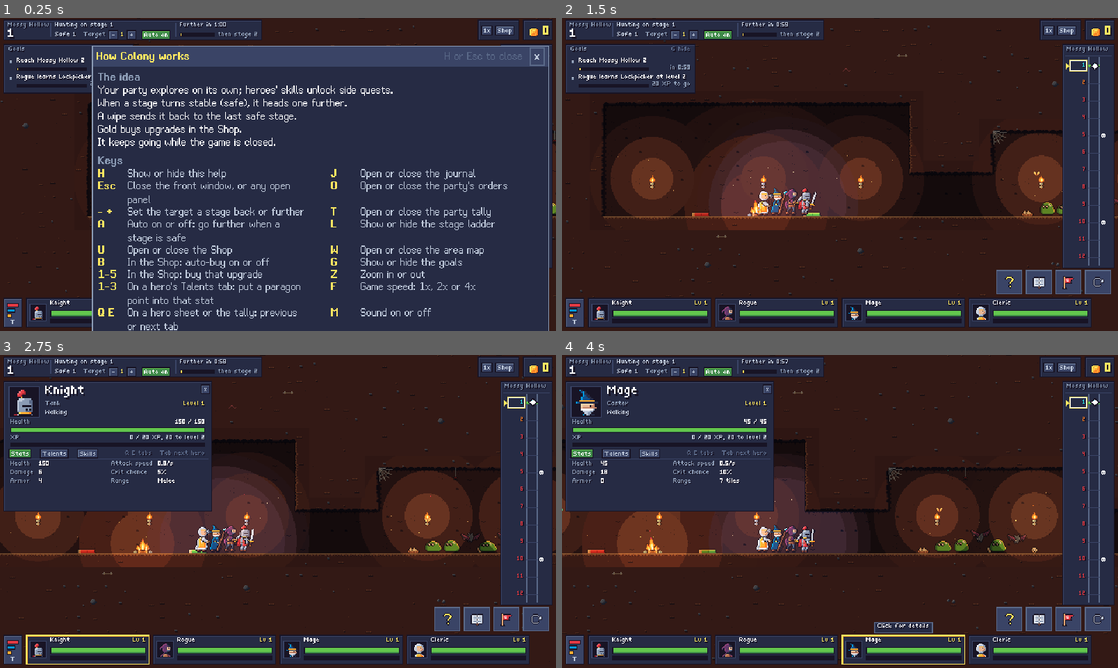
Above: before the commit, frames 1-4 (two rows, left to right).
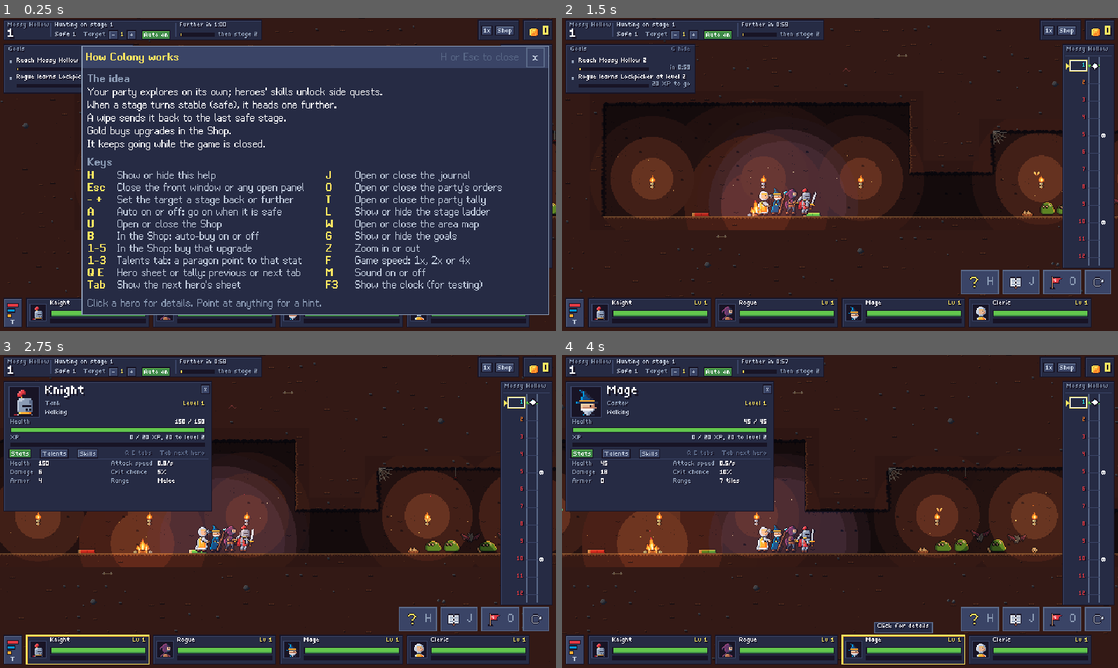
Above: after the commit, the same moments.

Repository: zakpruitt/colony
Game: Godot game, scene res://game/main.tscn
Two runs of this game, one before a commit and one after it. Both use one fixed random seed, a clock stepped at 60 frames per second and the inputs below.
Inputs (mouse positions are in pixels of both pictures, inside the frame that each line leads up to):
- Up to frame 1 (0.25 s): no input
- Up to frame 2 (1.5 s): click (1095, 280) at 0.5 s; click "x" at 1.25 s
- Up to frame 3 (2.75 s): tap Enter at 2 s; drag from (88, 649) to (333, 442) at 2.02 s
- Up to frame 4 (4 s): drag from (778, 649) to (812, 574) at 2.77 s; move the mouse to (901, 649) at 3.52 s; hold W from 3.53 s (still down); tap Ctrl at 3.6 s; click (901, 649) at 3.67 s

The runs differ from the first frame. In frame 1, 13% of the frame differs, in the area x 14-99%, y 8-100%; in frame 2, 1.0%; in frame 3, 1.0%; in frame 4, 1.0%.

Commit message:
fix(ui): keep windows true to the room and clear of the old hud
Review of spec 058 found unmoved windows pinned to an old room's place, windows
moved back only by their title bar, hover reaching the HUD through them, old
panels opening hidden under them, and help keys wrapping. Only a dragged window
saves a place now; a shrinking room moves a window wholly back; the HUD closes a
window over a panel as it opens and ignores the mouse on a window or the bar;
windows left open wait for the away report; buttons keep 4 px of padding in every
state and the bar shows each window's key; help rows fit one line.

Diff:
--- a/game/hud/defeat_note.gd
+++ b/game/hud/defeat_note.gd
@@ -475,7 +475,11 @@
 func _input(event: InputEvent) -> void:
 	var motion: InputEventMouseMotion = event as InputEventMouseMotion
 	if motion != null:
-		point_at(motion.position)
+		# Under a window or the button bar of the UI layer (spec 058) is nowhere for the note.
+		var covered: bool = (
+			_hud != null and _hud.windows != null and _hud.windows.covers(motion.position)
+		)
+		point_at(HudTooltip.NOWHERE if covered else motion.position)
 
 
 ## True once the party is up and the heroes have stood (spec 038), or the world tells nothing.
--- a/game/hud/help_panel.gd
+++ b/game/hud/help_panel.gd
@@ -12,14 +12,14 @@
 ## A label is one or more keys split by spaces; [code]1-5[/code] is a run of number keys.
 const KEYS: Array[Array] = [
 	["H", "Show or hide this help"],
-	["Esc", "Close the front window, or any open panel"],
+	["Esc", "Close the front window or any open panel"],
 	["- +", "Set the target a stage back or further"],
-	["A", "Auto on or off: go further when a stage is safe"],
+	["A", "Auto on or off: go on when it is safe"],
 	["U", "Open or close the Shop"],
 	["B", "In the Shop: auto-buy on or off"],
 	["1-5", "In the Shop: buy that upgrade"],
-	["1-3", "On a hero's Talents tab: put a paragon point into that stat"],
-	["Q E", "On a hero sheet or the tally: previous or next tab"],
+	["1-3", "Talents tab: a paragon point to that stat"],
+	["Q E", "Hero sheet or tally: previous or next tab"],
 	["Tab", "Show the next hero's sheet"],
 	["J", "Open or close the journal"],
 	["O", "Open or close the party's orders"],
@@ -50,8 +50,9 @@
 	"+": [KEY_EQUAL, KEY_PLUS, KEY_KP_ADD],
 }
 ## The width of a key's column and of what it does, in UI pixels; the gap between the two halves.
+## Every text in [constant KEYS] fits [constant DOES_WIDTH] on one line (a test checks it).
 const SHORTCUT_WIDTH: int = 30
-const DOES_WIDTH: int = 210
+const DOES_WIDTH: int = 216
 const HALVES_GAP: int = 16
 
 ## Every line shown, top to bottom, as [method lines] gives them.
@@ -138,6 +139,5 @@
 	grid.add_child(key)
 	var does: Label = UiText.label(str(entry[1]), &"silver")
 	does.size_flags_vertical = Control.SIZE_SHRINK_BEGIN
-	does.autowrap_mode = TextServer.AUTOWRAP_WORD
 	does.custom_minimum_size.x = DOES_WIDTH
 	grid.add_child(does)
--- a/game/hud/hud.gd
+++ b/game/hud/hud.gd
@@ -124,6 +124,8 @@
 
 var _simulation: Simulation
 var _world: World
+## The old panels shown at the last [method advance], so one that has just opened is seen.
+var _panels_shown: Array[Control] = []
 var _effects: CombatEffects
 var _icons: PixelSheet
 var _frames_by_id: Dictionary[int, HeroFrame] = {}
@@ -281,6 +283,28 @@
 	area_map.advance(delta)
 	defeat_note.advance(delta)
 	tooltip.advance(delta)
+	_make_room_for_panels()
+
+
+## Closes every UI-layer window over an old panel that has just opened (spec 058), keeping the
+## window's place: the hero sheet, the shop, the tally, the area map or the away report. Until
+## specs 059 to 061 move those panels onto the UI layer, they would open hidden under a window.
+func _make_room_for_panels() -> void:
+	var shown: Array[Control] = []
+	var layer: Node = get_parent()
+	var panels: Array[Node] = [hero_sheet, shop, tally, area_map]
+	if layer != null:
+		panels.append_array(
+			layer.get_children().filter(func(n: Node) -> bool: return n is AwayPanel)
+		)
+	for node: Node in panels:
+		var panel: Control = node as Control
+		if panel == null or not panel.is_visible_in_tree() or panel.is_queued_for_deletion():
+			continue
+		shown.append(panel)
+		if windows != null and not _panels_shown.has(panel):
+			windows.close_over(panel.get_global_rect())
+	_panels_shown = shown
 
 
 ## What the party is doing and why, as the depth panel shows it: "Heading on to stage 5",
--- a/game/hud/hud_tooltip.gd
+++ b/game/hud/hud_tooltip.gd
@@ -31,6 +31,8 @@
 var _mouse: Vector2 = NOWHERE
 var _hovered: int = -1
 var _rested: float = 0.0
+## The HUD, whose UI-layer windows hide what is under them from the mouse.
+var _hud: Hud
 
 
 func _init() -> void:
@@ -53,7 +55,11 @@
 func _input(event: InputEvent) -> void:
 	var motion: InputEventMouseMotion = event as InputEventMouseMotion
 	if motion != null:
-		point_at(motion.position)
+		# Under a window or the button bar of the UI layer (spec 058) is nowhere for the HUD.
+		var covered: bool = (
+			_hud != null and _hud.windows != null and _hud.windows.covers(motion.position)
+		)
+		point_at(NOWHERE if covered else motion.position)
 
 
 func _notification(what: int) -> void:
@@ -63,6 +69,7 @@
 
 ## Gives each of [param hud]'s elements its sentence. Call once, after the HUD has built them.
 func setup(hud: Hud) -> void:
+	_hud = hud
 	_tip([hud.depth_label, hud.depth_caption], "The stage the party is on now.")
 	_tip([hud.state_label], "What the party is doing right now, and why.")
 	_tip([hud.stable_label], "The last safe stage: a wipe sends the party back there.")
--- a/game/main.gd
+++ b/game/main.gd
@@ -202,6 +202,8 @@
 	_show_clock()
 	_save_in = SAVE_SECONDS
 	ui.setup(simulation, hud, settings)
+	if away_report == null:  # else the windows left open open once the away report has gone
+		ui.windows.open_waiting()
 	_welcome()
 
 
@@ -238,6 +240,12 @@
 	_start_play()
 	away_panel = AwayPanel.new(away_report, simulation.party)
 	hud_layer.add_child(away_panel)
+	var report_panel: AwayPanel = away_panel
+	report_panel.visibility_changed.connect(
+		func() -> void:
+			if not report_panel.visible:  # it hides as it closes
+				ui.windows.open_waiting()
+	)
 
 
 ## The saved game if there is a good one, otherwise a new game. A saved game that was away
--- a/game/ui/ui_button.gd
+++ b/game/ui/ui_button.gd
@@ -45,9 +45,8 @@
 		colour = &"dusk"
 	elif mode == DRAW_HOVER or mode == DRAW_HOVER_PRESSED:
 		colour = &"silver"
-	var down: int = 1 if mode == DRAW_PRESSED else 0
 	var x: float = size.x - UiTheme.BUTTON_PAD_X - 1 - UiText.width(key_hint) + UiText.SPACING
-	var baseline: float = floorf((size.y - UiText.LINE_HEIGHT) / 2.0) + UiText.ASCENT + down
+	var baseline: float = floorf((size.y - UiText.LINE_HEIGHT) / 2.0) + UiText.ASCENT
 	draw_string(
 		UiText.font(),
 		Vector2(x, baseline),
@@ -59,9 +58,13 @@
 	)
 
 
-## The text's width plus the hint's and the padding: the least width that shows both.
+## The icon's, the text's and the hint's widths plus the padding: the least width that shows all.
 func hinted_width() -> int:
-	var inner: int = UiText.width(text, true) - UiText.SPACING
+	var inner: int = UiText.width(text, true) - UiText.SPACING if not text.is_empty() else 0
+	if icon != null:
+		inner += (
+			icon.get_width() + (get_theme_constant(&"h_separation") if not text.is_empty() else 0)
+		)
 	if not key_hint.is_empty():
 		inner += HINT_GAP + UiText.width(key_hint) - UiText.SPACING
 	return inner + 2 * (UiTheme.BUTTON_PAD_X + 1)
--- a/game/ui/ui_button_bar.gd
+++ b/game/ui/ui_button_bar.gd
@@ -62,8 +62,9 @@
 		var button := UiButton.new()
 		button.name = "Button_%s" % id
 		button.icon = shown.icon
-		button.icon_alignment = HORIZONTAL_ALIGNMENT_CENTER
+		button.icon_alignment = HORIZONTAL_ALIGNMENT_LEFT
 		button.custom_minimum_size = BUTTON_SIZE
+		button.key_hint = shown.key_hint  # R4: the window's key, after its icon
 		button.pressed.connect(_windows.toggle.bind(id))
 		add_child(button)
 		move_child(button, reset_button.get_index())
--- a/game/ui/ui_root.gd
+++ b/game/ui/ui_root.gd
@@ -128,8 +128,12 @@
 		hud.windows = windows
 
 
-## Works out each window's default place for the room it has now: the journal at the top left
-## under the HUD's top band with the orders under it, and help at the top right, none over another.
+## Works out each window's default place for the room it has now, none over another: the journal
+## at the top left under the HUD's top band, help at the top right, and the orders under the
+## journal, or lower still, under where the area map opens, when that leaves the hero frames' line
+## clear. Until specs 059 to 061 move the old panels, the journal and help cannot also keep clear
+## of where they open (they fill the top of the screen); the HUD closes a window over a panel as it
+## opens ([method Hud.advance]).
 func place_defaults() -> void:
 	if windows == null:
 		return
@@ -140,9 +144,22 @@
 	if journal != null:
 		journal.default_place = Vector2(PLACE_GAP, top)
 	if orders != null and journal != null:
-		orders.default_place = Vector2(PLACE_GAP, top + journal.size.y + PLACE_GAP)
+		var under: float = top + journal.size.y + PLACE_GAP
+		var map_bottom: float = (
+			Hud.TOP_BAND + AreaMap.DROP + AreaMap.height_for(Content.area_ids().size())
+		)
+		var lower: float = ceilf(world_to_ui(Vector2(0, map_bottom)).y) + PLACE_GAP
+		var frames: float = floorf(world_to_ui(Vector2(0, frames_top())).y)
+		if lower > under and lower + orders.size.y + PLACE_GAP <= frames:
+			under = lower
+		orders.default_place = Vector2(PLACE_GAP, under)
 	if help != null:
 		help.default_place = Vector2(_room.x - PLACE_GAP - help.size.x, top)
+
+
+## The top of the hero frames' line, in the world's 640x360 screen pixels.
+static func frames_top() -> float:
+	return Hud.SCREEN.y - Hud.MARGIN - HeroFrame.SIZE.y
 
 
 ## How many screen pixels one UI pixel is.
--- a/game/ui/ui_theme.gd
+++ b/game/ui/ui_theme.gd
@@ -12,14 +12,13 @@
 ## [constant BUTTON_PAD_X] by [constant BUTTON_PAD_Y] UI pixels of padding inside the edge, so a
 ## button is at least [constant BUTTON_HEIGHT] tall.
 
-## Theme type variations for the window's panel, its title bar, its title, its close button, and
-## the tooltip.
+## Theme type variations for the window's panel, its title bar, its title and the tooltip.
 const WINDOW: StringName = &"UiWindow"
 const TITLE_BAR: StringName = &"UiTitleBar"
 const TITLE: StringName = &"UiTitle"
-const CLOSE: StringName = &"UiClose"
 const TIP: StringName = &"UiTip"
-## Padding between a button's edge and its text, in UI pixels (the edge itself is one more).
+## Padding between a button's edge and its text, in UI pixels (the edge itself is one more), the
+## same in every state: at least 4 all round (R4).
 const BUTTON_PAD_X: int = 6
 const BUTTON_PAD_Y: int = 4
 ## A button's least height: its text line, the padding above and below and the edge.
@@ -27,10 +26,6 @@
 ## Space inside a window's edge around its content, and inside its title bar.
 const WINDOW_PAD: int = 6
 const TITLE_PAD: int = 4
-## The close button's padding above and below its x: smaller than a button's, still a hit area of
-## [constant CLOSE_SIZE] UI pixels.
-const CLOSE_PAD_Y: int = 3
-const CLOSE_SIZE: int = UiText.LINE_HEIGHT + 2 * (CLOSE_PAD_Y + 1)
 
 static var _theme: Theme
 
@@ -76,10 +71,7 @@
 	made.set_font_size(&"font_size", &"Button", UiText.SIZE)
 	made.set_stylebox(&"normal", &"Button", box(&"dusk", &"slate", BUTTON_PAD_X, BUTTON_PAD_Y))
 	made.set_stylebox(&"hover", &"Button", box(&"slate", &"silver", BUTTON_PAD_X, BUTTON_PAD_Y))
-	var pressed: StyleBoxFlat = box(&"pine", &"green", BUTTON_PAD_X, BUTTON_PAD_Y)
-	pressed.content_margin_top += 1  # the text sinks a pixel
-	pressed.content_margin_bottom -= 1
-	made.set_stylebox(&"pressed", &"Button", pressed)
+	made.set_stylebox(&"pressed", &"Button", box(&"pine", &"green", BUTTON_PAD_X, BUTTON_PAD_Y))
 	made.set_stylebox(
 		&"hover_pressed", &"Button", box(&"forest", &"yellow", BUTTON_PAD_X, BUTTON_PAD_Y)
 	)
@@ -99,14 +91,6 @@
 	made.set_stylebox(&"panel", WINDOW, box(&"night", &"steel"))
 	made.set_type_variation(TITLE_BAR, &"PanelContainer")
 	made.set_stylebox(&"panel", TITLE_BAR, box(&"dusk", &"dusk", TITLE_PAD, 1))
-	made.set_type_variation(CLOSE, &"Button")
-	for state: StringName in [&"normal", &"hover", &"pressed", &"hover_pressed", &"disabled"]:
-		var style: StyleBoxFlat = (made.get_stylebox(state, &"Button") as StyleBoxFlat).duplicate()
-		style.content_margin_left = CLOSE_PAD_Y + 2
-		style.content_margin_right = CLOSE_PAD_Y + 2
-		style.content_margin_top = CLOSE_PAD_Y + 1
-		style.content_margin_bottom = CLOSE_PAD_Y + 1
-		made.set_stylebox(state, CLOSE, style)
 	made.set_type_variation(TITLE, &"Label")
 	made.set_font(&"font", TITLE, UiText.font(true))
 	made.set_color(&"font_color", TITLE, Palette.color(&"yellow"))
--- a/game/ui/ui_window.gd
+++ b/game/ui/ui_window.gd
@@ -84,10 +84,8 @@
 		hint.name = "Hint"
 		hint.vertical_alignment = VERTICAL_ALIGNMENT_CENTER
 		row.add_child(hint)
-	close_button = UiButton.new("x")
+	close_button = UiButton.new("x")  # padded as every button is (R4)
 	close_button.name = "Close"
-	close_button.theme_type_variation = UiTheme.CLOSE
-	close_button.custom_minimum_size = Vector2(UiTheme.CLOSE_SIZE, UiTheme.CLOSE_SIZE)
 	close_button.pressed.connect(close)
 	row.add_child(close_button)
 	var margin := MarginContainer.new()
@@ -147,8 +145,23 @@
 	keep_in(room)
 
 
-## Keeps the title bar inside [param room]: all of it top to bottom, and at least
-## [constant KEEP_SHOWN] pixels of it left to right.
+## Moves the window wholly inside [param room] (the window was resized), as far as it fits: a
+## window wider or taller than the room keeps its top-left corner in it. The title bar is then
+## inside too, as [method keep_in] asks.
+func fit_in(room: Vector2) -> void:
+	_room = room
+	position = (
+		Vector2(
+			clampf(position.x, 0.0, maxf(room.x - size.x, 0.0)),
+			clampf(position.y, 0.0, maxf(room.y - size.y, 0.0))
+		)
+		. round()
+	)
+	keep_in(room)
+
+
+## Keeps the title bar inside [param room] while the window is dragged: all of it top to bottom,
+## and at least [constant KEEP_SHOWN] pixels of it left to right.
 func keep_in(room: Vector2) -> void:
 	_room = room
 	var column: Control = title_bar.get_parent() as Control
--- a/game/ui/ui_windows.gd
+++ b/game/ui/ui_windows.gd
@@ -3,12 +3,14 @@
 ## The windows on the UI layer (spec 058 R5, R6): any number open at once, overlapping, in an
 ## order. A press anywhere on a window brings it to the front before what was pressed acts;
 ## [kbd]Esc[/kbd] closes the front window only; each window's key opens and closes it. When the
-## room shrinks every window is moved back in.
+## room changes, a window the player never moved takes its default place for the new room, and one
+## they did is moved wholly back in if it fits.
 ##
-## Where each window is and whether it is open are kept in the settings file, beside the sound
-## setting (the [SoundSettings] file, under [constant SETTINGS_KEY]), never in the save, and put
-## back when the windows are next made. [method reset_places] puts every window back where a new
-## game has it.
+## Whether each window is open, and where it is if the player moved it, are kept in the settings
+## file, beside the sound setting (the [SoundSettings] file, under [constant SETTINGS_KEY]), never
+## in the save, and put back when the windows are next made; those that were open open once the
+## away report has gone ([method open_waiting]). [method reset_places] puts every window back where
+## a new game has it.
 
 ## Emitted when a window opens, closes or is moved, after it is saved.
 signal changed
@@ -24,6 +26,8 @@
 var _room: Vector2 = Vector2(UiRoot.MIN_ROOM)
 ## True while saved places are being put back, so they are not saved again on the way.
 var _restoring: bool = false
+## Windows that were open last session, waiting to open until nothing is in their way.
+var _waiting: Array[StringName] = []
 
 
 func _init() -> void:
@@ -171,12 +175,13 @@
 	for id: StringName in _ids:
 		var shown: UiWindow = _windows[id]
 		if shown.placed:
-			shown.keep_in(_room)
+			shown.fit_in(_room)
 		else:
 			shown.place_at(shown.default_place, _room)
 
 
-## Puts back each window's place and whether it was open, as the settings file has them.
+## Puts back each window's place, as the settings file has it, and notes which were open:
+## [method open_waiting] opens them.
 func restore() -> void:
 	var saved: Dictionary = _read().get(SETTINGS_KEY, {}) as Dictionary
 	_restoring = true
@@ -191,9 +196,46 @@
 			var at := Vector2(x as float, y as float)
 			_windows[id].place_at(at, _room)
 			_windows[id].placed = true
-		if place.get("open", false) == true:
-			open_window(id)
+		if place.get("open", false) == true and not _waiting.has(id):
+			_waiting.append(id)
 	_restoring = false
+
+
+## Opens the windows that were open last session, once (the layer calls it when the away report
+## has gone).
+func open_waiting() -> void:
+	var opening: Array[StringName] = _waiting.duplicate()
+	_waiting.clear()
+	for id: StringName in opening:
+		open_window(id)
+
+
+## True while windows from last session wait to open.
+func is_waiting() -> bool:
+	return not _waiting.is_empty()
+
+
+## Closes every open window that overlaps [param world_rect], a rectangle in the world's 640x360
+## screen pixels where the old HUD is (an old panel opening there), keeping its place.
+func close_over(world_rect: Rect2) -> void:
+	for id: StringName in _ids:
+		var shown: UiWindow = _windows[id]
+		var at: Vector2 = _ui.ui_to_world(shown.position)
+		var over: Rect2 = Rect2(at, _ui.ui_to_world(shown.position + shown.size) - at)
+		if shown.is_open() and over.intersects(world_rect):
+			shown.close()
+
+
+## True when [param at], in the viewport's coordinates (where input events are), is on an open
+## window or the button bar: the old HUD under it must not answer the mouse there.
+func covers(at: Vector2) -> bool:
+	if window_at(at) != null:
+		return true
+	var bar: Control = _ui.bar if _ui != null else null
+	if bar == null or not bar.is_visible_in_tree():
+		return false
+	var local: Vector2 = bar.get_global_transform_with_canvas().affine_inverse() * at
+	return Rect2(Vector2.ZERO, bar.size).has_point(local)
 
 
 ## Writes every window's place and whether it is open to the settings file, keeping everything
@@ -204,7 +246,11 @@
 	var places: Dictionary = {}
 	for id: StringName in _ids:
 		var shown: UiWindow = _windows[id]
-		places[String(id)] = {"x": shown.position.x, "y": shown.position.y, "open": shown.is_open()}
+		var entry: Dictionary = {"open": shown.is_open() or _waiting.has(id)}
+		if shown.placed:  # a window never moved takes the default of whatever room it is in
+			entry["x"] = shown.position.x
+			entry["y"] = shown.position.y
+		places[String(id)] = entry
 	var data: Dictionary = _read()
 	data[SETTINGS_KEY] = places
 	var path: String = _settings.file_path()
--- a/tools/godot/shot.gd
+++ b/tools/godot/shot.gd
@@ -48,20 +48,26 @@
 		print("[shot] FAIL could not load %s" % _scene)
 		quit(1)
 		return
+	_frame = frame_for(_window)
+	root.add_child(_frame)
+	_frame.add_child(scene.instantiate())
+	_take_shots()
+
+
+## The viewport a shot of a [param window]-sized window runs the scene in: that size, stretching
+## the world's 640x360 pixels over it by a whole number as the game's window does. (A test makes
+## one to check the layers come out as in the game.)
+static func frame_for(window: Vector2i) -> SubViewport:
 	var frame := SubViewport.new()
 	frame.name = "ShotWindow"
-	frame.size = _window
+	frame.size = window
 	frame.size_2d_override = UiRoot.WORLD_SIZE
 	frame.size_2d_override_stretch = true
 	frame.snap_2d_transforms_to_pixel = true
 	frame.snap_2d_vertices_to_pixel = true
 	frame.canvas_item_default_texture_filter = Viewport.DEFAULT_CANVAS_ITEM_TEXTURE_FILTER_NEAREST
 	frame.render_target_update_mode = SubViewport.UPDATE_ALWAYS
-	root.add_child(frame)
-	_frame = frame
-	var main: Node = scene.instantiate()
-	frame.add_child(main)
-	_take_shots()
+	return frame
 
 
 func _take_shots() -> void:
